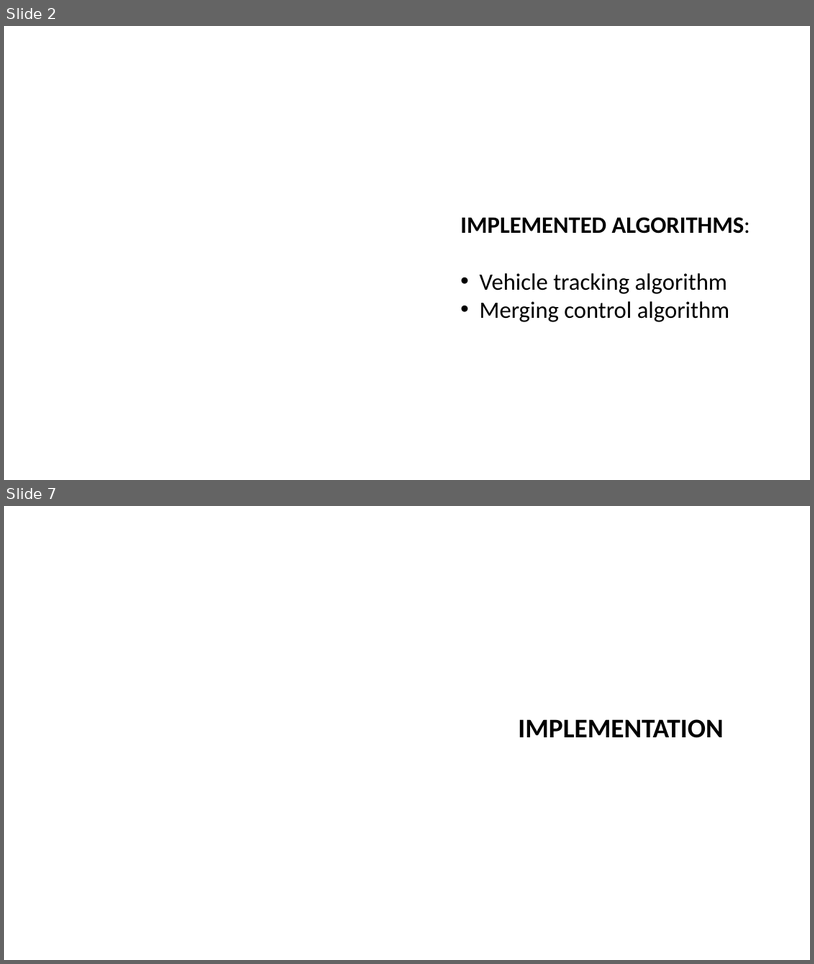
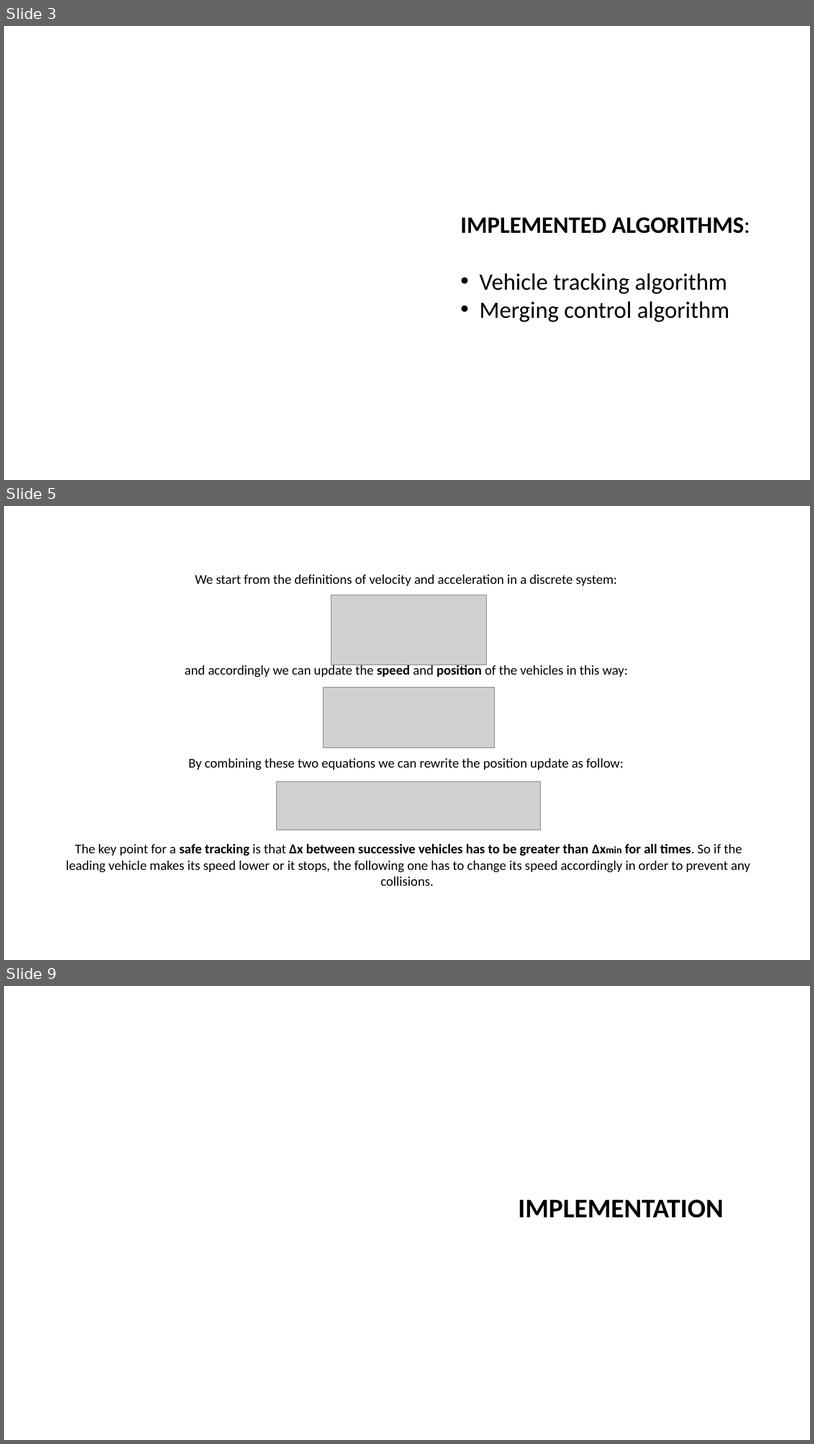
Before and after one commit to severisilvia/merging-simulation, a slide deck: Merging simulation.pptx. Shown one above the other, each under a label of ours: slides 2 and 7 before the commit, slides 3, 5 and 9 after it; the slides between them are not shown. The pictures are 814x964 and 814x1444 pixels, drawn with LibreOffice and Linux fonts; fonts in the diff are those of the drawing; grey boxes stand for pictures; background and template pictures are left out. Boxes give left, top, right and bottom in pixels: in the first picture for what was removed or moved away, otherwise in the second. Text is boxed around its words. In the diff, an @@ line names an element or a change of style, - is before the commit and + after.

```diff
--- a/Merging simulation.pptx
+++ b/Merging simulation.pptx
@@ slide 5 added at [4,506,810,960], background picture (left out) @@
@@ text added at [195,574,617,586], 16 pt, text #000000 @@
+We start from the definitions of velocity and acceleration in a discrete system:
@@ picture added at [332,595,486,664] @@
@@ text added at [185,663,628,677], 16 pt, text #000000 @@
+and accordingly we can update the speed and position of the vehicles in this way:
@@ picture added at [324,687,494,747] @@
@@ text added at [188,758,624,770], 16 pt, text #000000 @@
+By combining these two equations we can rewrite the position update as follow:
@@ picture added at [277,781,541,830] @@
@@ text added at [66,844,751,885], 16 pt, text #000000 @@
+The key point for a safe tracking is that Δx between successive vehicles has to be greater than Δxmin for all times. So if the leading vehicle makes its speed lower or it stops, the following one has to change its speed accordingly in order to prevent any collisions.
@@ text added at [108,860,147,870], 28 pt, text #FFFFFF, bold @@
+Vehicle tracking algorithm (1)
@@ what was slide 2 is now slide 3 @@
@@ what was slide 7 is now slide 9 @@
```
Also in this commit, not shown: 9 slides changed, 8 other slides added, 5 slides removed, 1 other file.
